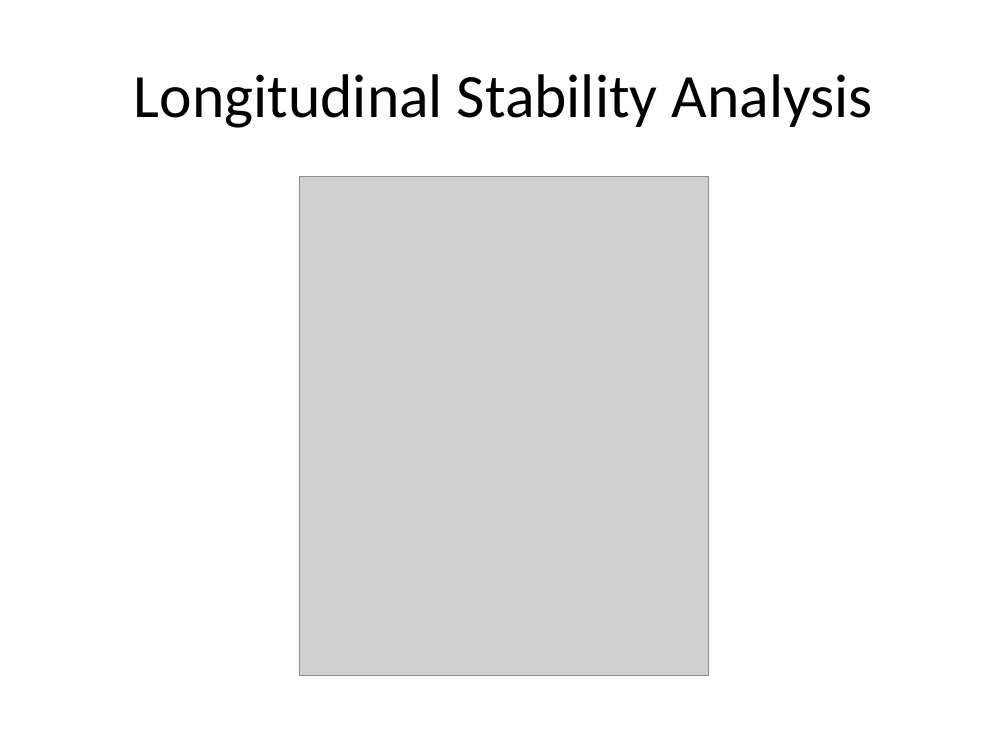
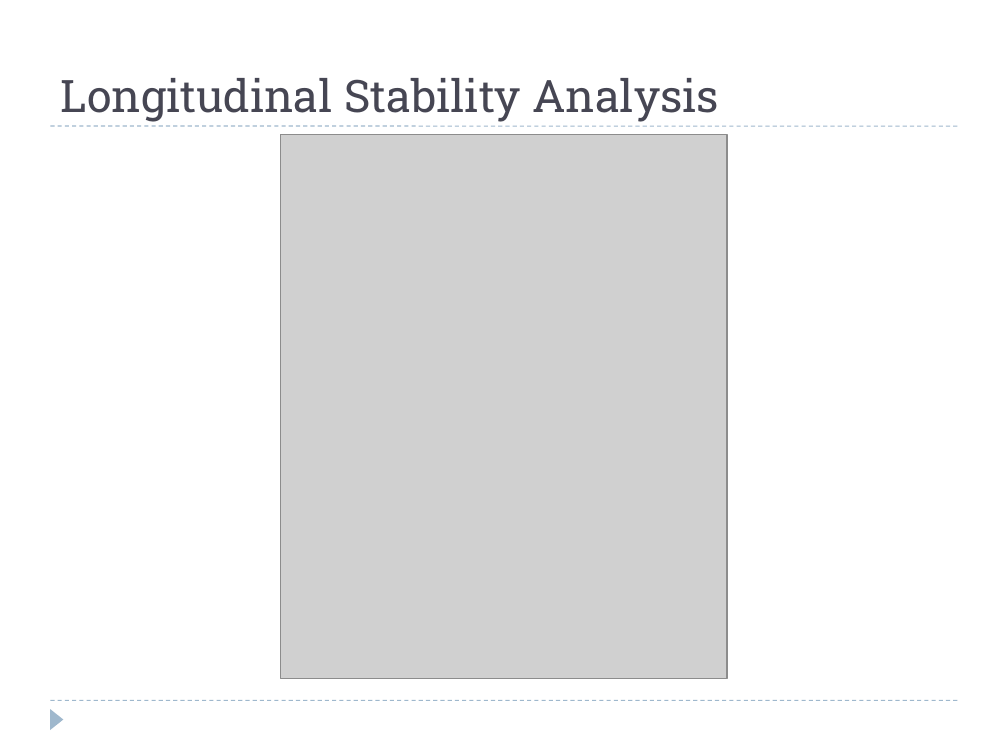
Before and after one commit to colinparker/Pterosaur, a slide deck: slide 2 of XFLR5 Methods and Their Application in.pptx. Drawn at 1008x756 pixels with LibreOffice and Linux fonts; fonts in the diff are those of the drawing; grey boxes stand for pictures. Boxes give left, top, right and bottom in pixels: in the first picture for what was removed or moved away, otherwise in the second. Text is boxed around its words. In the diff, an @@ line names an element or a change of style, - is before the commit and + after.

```diff
--- a/XFLR5 Methods and Their Application in.pptx
+++ b/XFLR5 Methods and Their Application in.pptx
@@ title "Longitudinal Stability Analysis": place and size @@
-title "Longitudinal Stability Analysis" at [134, 74, 873, 128]
+title "Longitudinal Stability Analysis" at [60, 78, 719, 122]
@@ title "Longitudinal Stability Analysis" at [60, 78, 719, 122]: size 44 to 32 pt, font Calibri to Roboto Slab, text colour #000000 to #464653; alignment centre to left; vertical alignment middle to bottom @@
@@ line added from (50, 126) to (958, 126), #9FB8CD 0.75 pt dashed @@
@@ picture: place and size @@
-picture at [299, 176, 709, 675]
+picture at [281, 134, 728, 678]
@@ line added from (50, 701) to (958, 701), #9FB8CD 0.75 pt dashed @@
@@ triangle added at [50, 709, 64, 730], fill #9FB8CD @@
```
Also in this commit, not shown: 13 other slides changed, 5 slides added, 6 slides removed, 1 other file.
